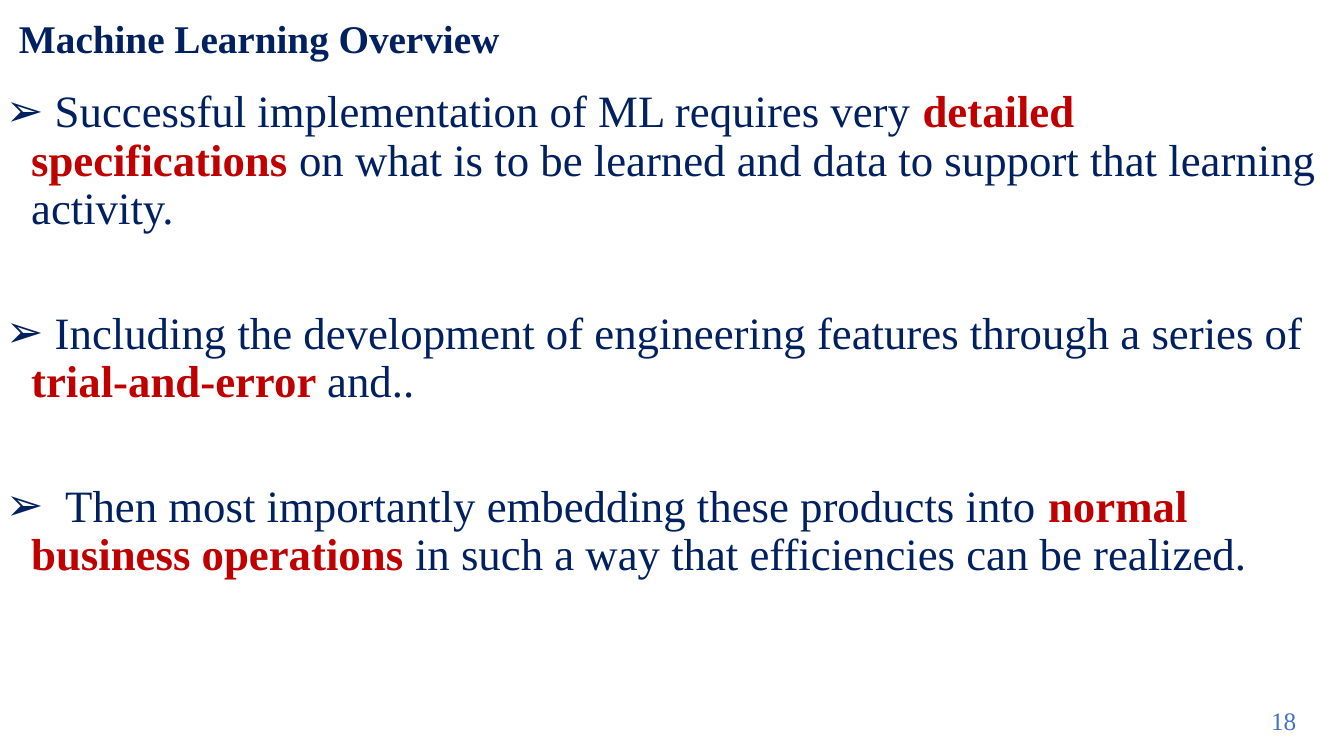
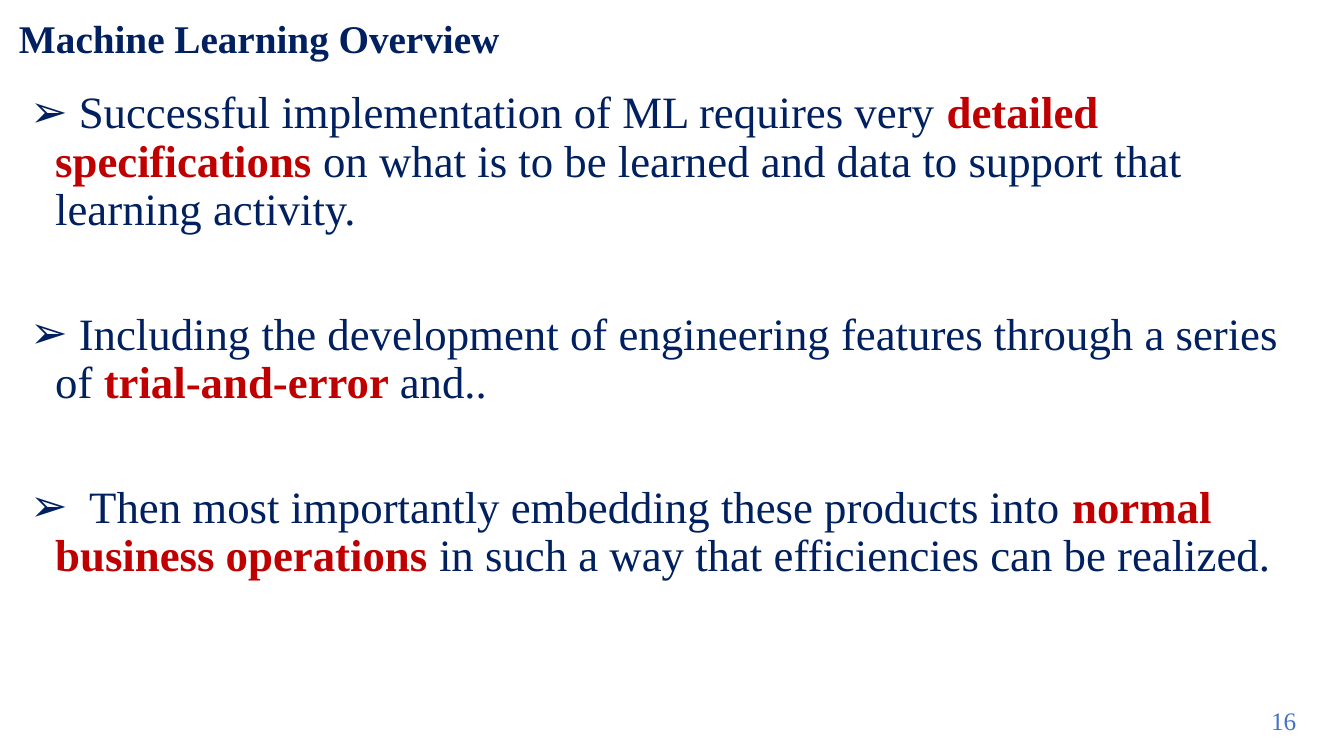
Before and after one commit to UVADS/DS-3001, a slide deck: slide 16 of 04_ML_Concepts_I_Foundations/machine_learning_bootcamp.pptx (slide 18 before the commit). Drawn at 1344x756 pixels with LibreOffice and Linux fonts; fonts in the diff are those of the drawing. Boxes give left, top, right and bottom in pixels: in the first picture for what was removed or moved away, otherwise in the second. Text is boxed around its words. In the diff, an @@ line names an element or a change of style, - is before the commit and + after.

```diff
--- a/04_ML_Concepts_I_Foundations/machine_learning_bootcamp.pptx
+++ b/04_ML_Concepts_I_Foundations/machine_learning_bootcamp.pptx
@@ text "Successful implementation of ML requires ..." rewrapped from (x1=31, y1=95, x2=1315, y2=580) to (x1=55, y1=96, x2=1278, y2=581) @@
@@ page number at (x1=1271, y1=713, x2=1296, y2=731): text changed @@
-18
+16
```
Also in this commit, not shown: 5 other slides changed, 2 slides added, 1 slide removed, 3 other files.
